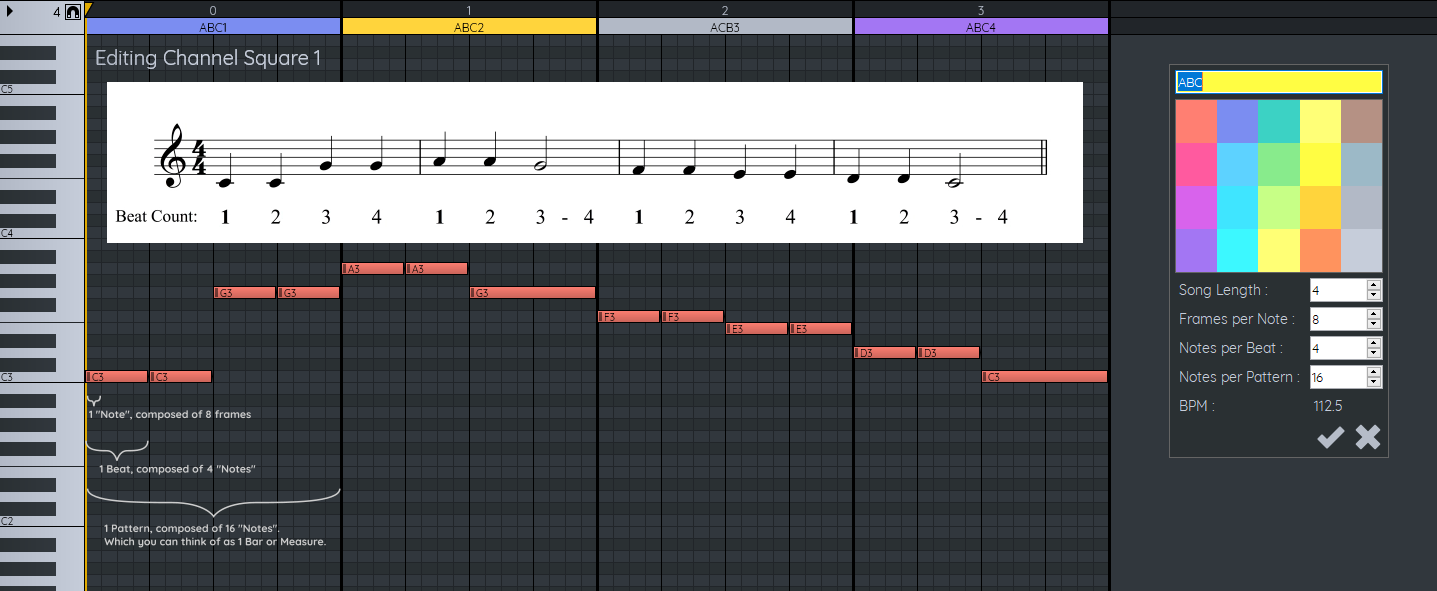
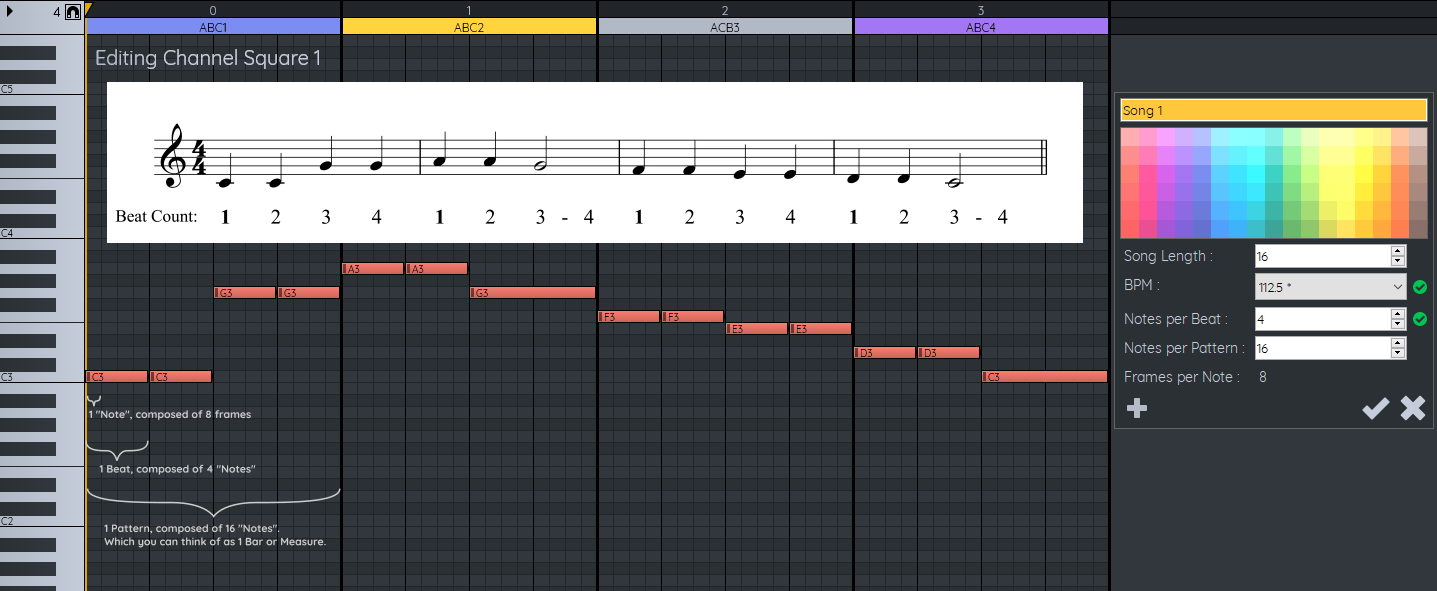
Comparing the layer stacks of the two 1437x591 images. Changes:
added layer "Pasted Layer #4" above "Pasted Layer #1" over box(1114, 92, 1434, 429)
hid "Pasted Layer #1" over box(1169, 64, 1389, 458)
